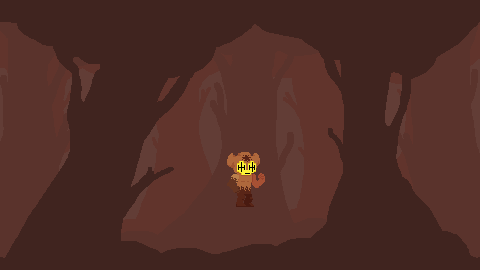
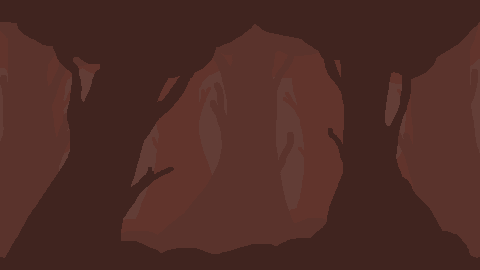
Two versions of the same layered image (480x270). Layer-by-layer changes:
painted on "Capa de pintura 3 Fusionada" over [227, 152, 265, 207]
painted on "Capa de pintura 4" over [227, 152, 265, 207]
painted on "Capa de pintura 5" over [227, 152, 265, 207]
painted on "Capa de pintura 1" over [227, 152, 265, 207]